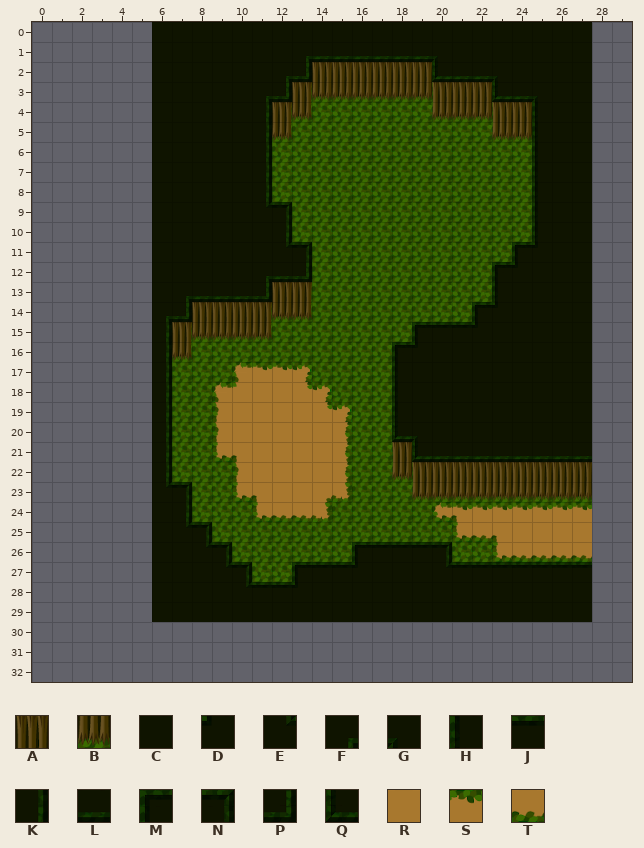
Level history. Tiled map (JSON): public/map/forest2.json. The picture above is the old version.
Cells are 32x32 px. Shown: x 0..29, y 0..32. The old version is drawn lined up with the new one.
Key: from "forest": A 9, B 17; from "forest_ceil": C 0, D 1, E 2, F 4, G 8, H 16, J 20, K 24, L 28, M 34, N 36, P 38, Q 40; from "forest_sand": R 0, S 20, T 28.
_ is an empty cell, # one hidden under a higher layer.
Layer "layer1" before, first column x 25:
20 ###__
21 ###__
22 AAA__
23 BBB__
24 ###__
25 ###__
26 ###__
27 ###__
Layer "forest_sand" before, first column x 25:
22 _____
23 _____
24 SSS__
25 RRR__
26 TTT__
27 _____
28 _____
29 _____
30 _____
Layer "forest_ceil" before, first column x 0:
 0 ______CCCCCCCCCCCCCCCCCCCCCC__
 1 ______CCCCCCCFLLLLLLGCCCCCCC__
 2 ______CCCCCCFP______QLLGCCCC__
 3 ______CCCCCFP__________QLGCC__
 4 ______CCCCCK_____________HCC__
 5 ______CCCCCK_____________HCC__
 6 ______CCCCCK_____________HCC__
 7 ______CCCCCK_____________HCC__
 8 ______CCCCCK_____________HCC__
 9 ______CCCCCEN____________HCC__
10 ______CCCCCCK____________HCC__
11 ______CCCCCCEN__________MDCC__
12 ______CCCCCFLP_________MDCCC__
13 ______CFLLLP___________HCCCC__
14 ______FP______________MDCCCC__
15 ______K____________MJJDCCCCC__
16 ______K___________MDCCCCCCCC__
17 ______K___________HCCCCCCCCC__
18 ______K___________HCCCCCCCCC__
19 ______K___________HCCCCCCCCC__
20 ______K___________QGCCCCCCCC__
21 ______K____________QLLLLLLLL__
22 ______K_______________________
23 ______EN______________________
24 ______CK______________________
25 ______CEN_____________________
26 ______CCEN______MJJJN_________
27 ______CCCEN__MJJDCCCEJJJJJJJ__
28 ______CCCCEJJDCCCCCCCCCCCCCC__
29 ______CCCCCCCCCCCCCCCCCCCCCC__
30 ______________________________
31 ______________________________
32 ______________________________
After the commit:
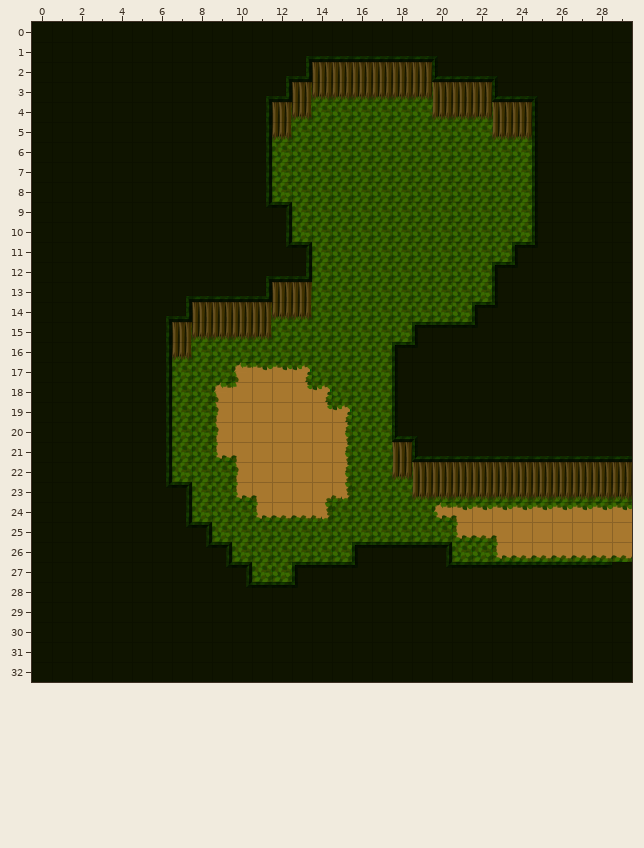
The exact change:
Changed rows in their new state; . is an unchanged cell.
map size 22x30 -> 30x33 cells (old content now starts at 6,0; both pictures use the new coordinates)
Layer "layer1":
first column x 28:
22 AA
23 BB
Layer "forest_sand":
first column x 28:
24 SS
25 RR
26 TT
Layer "forest_ceil":
first column x 0:
 0 CCCCCC......................CC
 1 CCCCCC......................CC
 2 CCCCCC......................CC
 3 CCCCCC......................CC
 4 CCCCCC......................CC
 5 CCCCCC......................CC
 6 CCCCCC......................CC
 7 CCCCCC......................CC
 8 CCCCCC......................CC
 9 CCCCCC......................CC
10 CCCCCC......................CC
11 CCCCCC......................CC
12 CCCCCC......................CC
13 CCCCCC......................CC
14 CCCCCC......................CC
15 CCCCCC......................CC
16 CCCCCC......................CC
17 CCCCCC......................CC
18 CCCCCC......................CC
19 CCCCCC......................CC
20 CCCCCC......................CC
21 CCCCCC......................LL
22 CCCCCC........................
23 CCCCCC........................
24 CCCCCC........................
25 CCCCCC........................
26 CCCCCC........................
27 CCCCCC......................JC
28 CCCCCC......................CC
29 CCCCCC......................CC
30 CCCCCCCCCCCCCCCCCCCCCCCCCCCCCC
31 CCCCCCCCCCCCCCCCCCCCCCCCCCCCCC
32 CCCCCCCCCCCCCCCCCCCCCCCCCCCCCC
